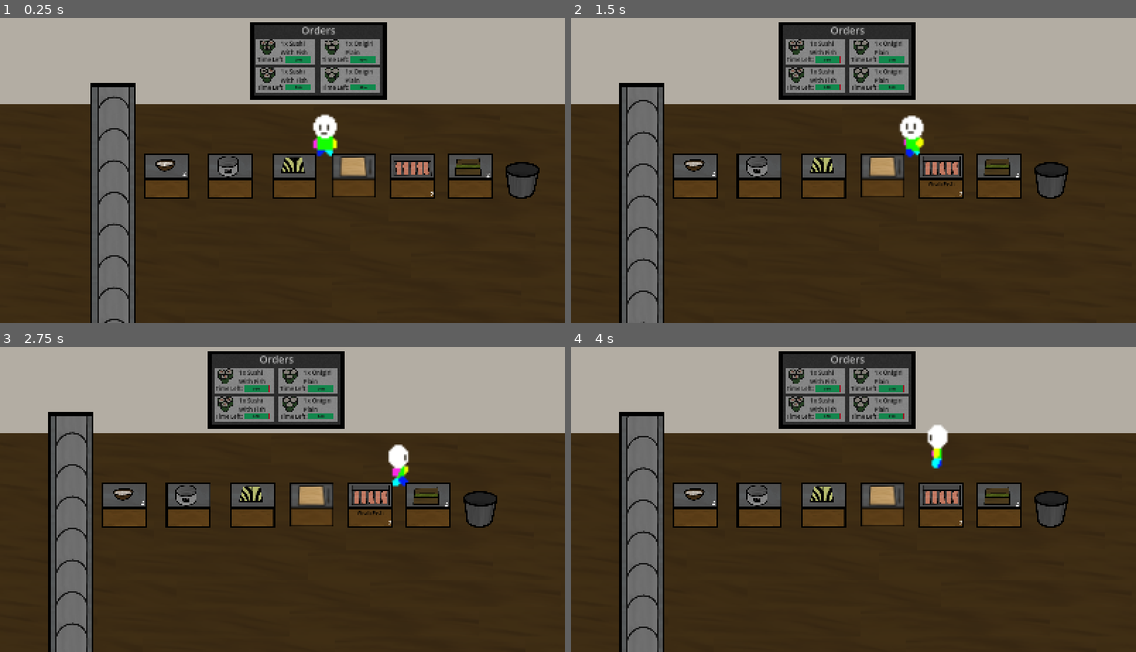
Above: before the commit, frames 1-4 (two rows, left to right).
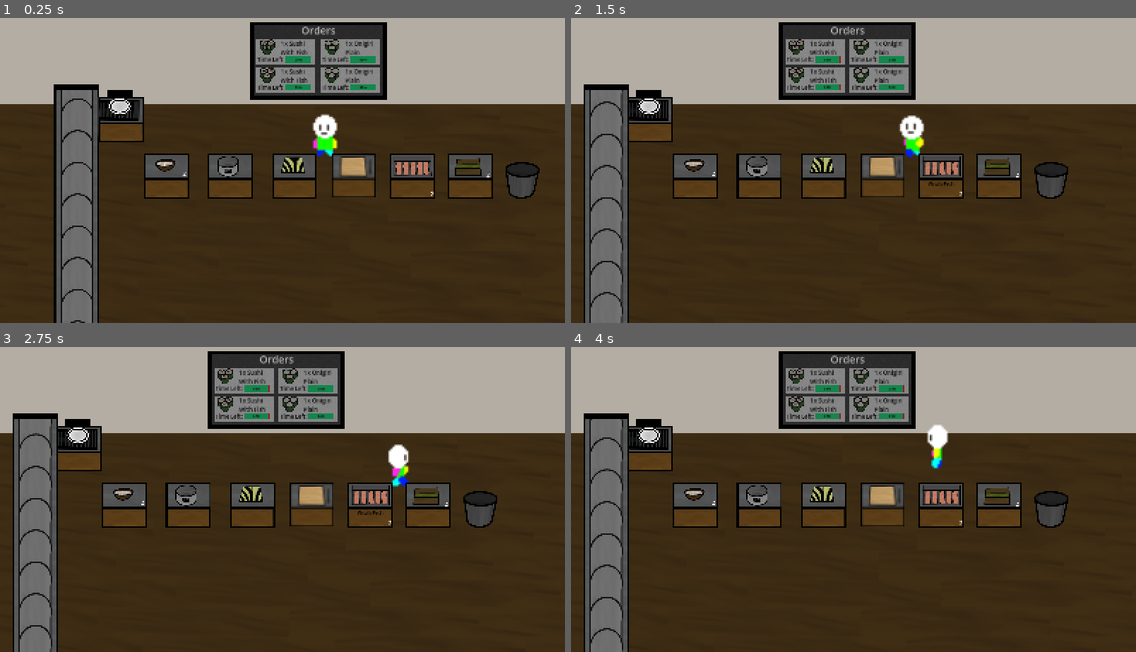
Above: after the commit, the same moments.

Repository: DragonEyeGames/Sushi-House-Shiba-Arcade
Game: Godot game, scene res://main.tscn
Two runs of this game, one before a commit and one after it. Both use one fixed random seed, a clock stepped at 60 frames per second and the inputs below. The engine's default icon, where the game draws it, is replaced by a stand-in: a white triangle on a blue panel in a dark square.
Inputs (mouse positions are in pixels of both pictures, inside the frame that each line leads up to):
- Up to frame 1 (0.25 s): no input
- Up to frame 2 (1.5 s): tap Enter at 0.5 s; move the mouse to (977, 149) at 0.52 s; hold D (Right) 0.53-1.28 s; tap 1 (1) at 0.6 s; tap 2 (2) at 0.8, 1.35 s; move the mouse to (740, 179) at 1.27 s; hold S (Down) from 1.28 s (still down)
- Up to frame 3 (2.75 s): tap 3 (3) at 1.55, 2.1 s; move the mouse to (339, 423) at 2.02 s; release S (Down) at 2.03 s; hold D (Right) from 2.03 s (still down); tap 4 (4) at 2.3 s
- Up to frame 4 (4 s): move the mouse to (825, 557) at 2.77 s; release D (Right) at 2.78 s; hold W (Up) 2.78-3.53 s; tap 4 (4) at 2.85 s; tap 5 (5) at 3.05, 3.6 s; move the mouse to (1023, 542) at 3.52 s; press the mouse at (1023, 542) at 3.53 s; hold A (Left) from 3.53 s (still down)

The runs differ from the first frame. In frame 1, 11% of the frame differs, in the area x 9-26%, y 21-100%; in frame 2, 11%, in the area x 2-18%, y 21-100%; in frame 3, 11%; in frame 4, 11%.

Commit message:
Plate Shipping
You can now send plates off to the customers!

Diff:
--- a/main.tscn
+++ b/main.tscn
@@ -44,6 +44,12 @@
 [ext_resource type="Texture2D" uid="uid://bew43yfuvkv2o" path="res://Assets/SushiRollerStand.png" id="42_0cp0l"]
 [ext_resource type="Texture2D" uid="uid://dhxsbkvy7xkrl" path="res://Assets/SushiConveyer.png" id="43_d2t1y"]
 [ext_resource type="Script" uid="uid://ch10s3ken56ee" path="res://sushi_conveyer.gd" id="44_gngh3"]
+[ext_resource type="Texture2D" uid="uid://c043i6kvm2eg" path="res://Assets/Rollers.png" id="45_0n3wm"]
+[ext_resource type="Texture2D" uid="uid://c8rt7xd0x30bs" path="res://Assets/RollBars.png" id="45_qnost"]
+[ext_resource type="Script" uid="uid://d3a6krp7r1x2g" path="res://plate_roller.gd" id="45_wnkbs"]
+[ext_resource type="Texture2D" uid="uid://cbesdag5lq45t" path="res://Assets/Plate.png" id="48_f6a44"]
+[ext_resource type="Texture2D" uid="uid://tobj1so60jko" path="res://Assets/RiceItem.png" id="49_hrvbo"]
+[ext_resource type="Texture2D" uid="uid://ci6s8w4fd7grx" path="res://Assets/CookedRiceItem.png" id="50_uypp3"]
 
 [sub_resource type="AtlasTexture" id="AtlasTexture_wnkbs"]
 atlas = ExtResource("3_come4")
@@ -542,6 +548,9 @@
 [sub_resource type="RectangleShape2D" id="RectangleShape2D_272bh"]
 size = Vector2(35, 155)
 
+[sub_resource type="RectangleShape2D" id="RectangleShape2D_0cbny"]
+size = Vector2(75, 25)
+
 [sub_resource type="RectangleShape2D" id="RectangleShape2D_h2yge"]
 size = Vector2(128, 104.5)
 
@@ -581,6 +590,14 @@
 [sub_resource type="RectangleShape2D" id="RectangleShape2D_gngh3"]
 size = Vector2(128, 967)
 
+[sub_resource type="CanvasItemMaterial" id="CanvasItemMaterial_wnkbs"]
+
+[sub_resource type="RectangleShape2D" id="RectangleShape2D_f6a44"]
+size = Vector2(256, 256)
+
+[sub_resource type="RectangleShape2D" id="RectangleShape2D_hrvbo"]
+size = Vector2(108, 292)
+
 [node name="Node2D" type="Node2D"]
 position = Vector2(204, 83)
 script = ExtResource("1_7mycd")
@@ -606,6 +623,14 @@
 [node name="CollisionShape2D" type="CollisionShape2D" parent="Player/Area2D"]
 position = Vector2(-0.5, 31.5)
 shape = SubResource("RectangleShape2D_272bh")
+
+[node name="Area2D2" type="Area2D" parent="Player"]
+collision_layer = 8
+collision_mask = 8
+
+[node name="CollisionShape2D" type="CollisionShape2D" parent="Player/Area2D2"]
+position = Vector2(-27.5, 19.5)
+shape = SubResource("RectangleShape2D_0cbny")
 
 [node name="Stove" type="StaticBody2D" parent="."]
 position = Vector2(140, 80)
@@ -2505,6 +2530,7 @@
 
 [node name="Sushi Rollers" type="StaticBody2D" parent="."]
 z_index = -2
+position = Vector2(-103, 5)
 
 [node name="SushiRollerStand" type="Sprite2D" parent="Sushi Rollers"]
 position = Vector2(-192, 65)
@@ -2570,12 +2596,233 @@
 wait_time = 12.375
 autostart = true
 
-[node name="SushiConveyer" type="Sprite2D" parent="."]
+[node name="SushiConveyer" type="Sprite2D" parent="Sushi Rollers"]
 z_index = 1
 position = Vector2(-198, -167)
 scale = Vector2(0.79, 0.79)
 texture = ExtResource("43_d2t1y")
 script = ExtResource("44_gngh3")
+
+[node name="Plate Roller" type="Control" parent="."]
+clip_children = 2
+z_index = -1
+clip_contents = true
+layout_mode = 3
+anchors_preset = 0
+offset_left = -235.0
+offset_top = -142.0
+offset_right = -107.0
+offset_bottom = -16.0
+script = ExtResource("45_wnkbs")
+
+[node name="RollBars" type="Sprite2D" parent="Plate Roller"]
+clip_children = 2
+z_index = -1
+material = SubResource("CanvasItemMaterial_wnkbs")
+position = Vector2(243, 89)
+scale = Vector2(1.3, 1)
+texture = ExtResource("45_qnost")
+
+[node name="ColorRect" type="ColorRect" parent="Plate Roller/RollBars"]
+z_index = -1
+offset_left = -131.0
+offset_top = -129.0
+offset_right = 101.0
+offset_bottom = 33.0
+scale = Vector2(1.3, 1)
+color = Color(0.0687983, 0.0687983, 0.0687983, 1)
+metadata/_edit_use_anchors_ = true
+
+[node name="RollBars3" type="Sprite2D" parent="Plate Roller"]
+clip_children = 2
+z_index = -1
+material = SubResource("CanvasItemMaterial_wnkbs")
+position = Vector2(86, 54)
+scale = Vector2(1.3, 1)
+texture = ExtResource("45_qnost")
+
+[node name="ColorRect" type="ColorRect" parent="Plate Roller/RollBars3"]
+z_index = -1
+offset_left = -131.0
+offset_top = -129.0
+offset_right = 101.0
+offset_bottom = 33.0
+scale = Vector2(1.3, 1)
+color = Color(0.0687983, 0.0687983, 0.0687983, 1)
+metadata/_edit_use_anchors_ = true
+
+[node name="RollBars2" type="Sprite2D" parent="Plate Roller"]
+clip_children = 2
+z_index = -1
+material = SubResource("CanvasItemMaterial_wnkbs")
+position = Vector2(-98, 82)
+scale = Vector2(1.3, 1)
+texture = ExtResource("45_qnost")
+
+[node name="ColorRect" type="ColorRect" parent="Plate Roller/RollBars2"]
+z_index = -1
+offset_left = -131.0
+offset_top = -129.0
+offset_right = 101.0
+offset_bottom = 33.0
+color = Color(0.0687983, 0.0687983, 0.0687983, 1)
+
+[node name="Rollers" type="Sprite2D" parent="Plate Roller"]
+top_level = true
+clip_children = 2
+z_index = -2
+position = Vector2(34, 4)
+scale = Vector2(0.5, 0.5)
+texture = ExtResource("45_0n3wm")
+
+[node name="StaticBody2D" type="StaticBody2D" parent="Plate Roller/Rollers"]
+
+[node name="CollisionShape2D" type="CollisionShape2D" parent="Plate Roller/Rollers/StaticBody2D"]
+shape = SubResource("RectangleShape2D_f6a44")
+
+[node name="Area2D" type="Area2D" parent="Plate Roller/Rollers"]
+collision_layer = 8
+collision_mask = 8
+
+[node name="CollisionShape2D" type="CollisionShape2D" parent="Plate Roller/Rollers/Area2D"]
+position = Vector2(44, 10)
+shape = SubResource("RectangleShape2D_hrvbo")
+
+[node name="RichTextLabel" type="RichTextLabel" parent="Plate Roller/Rollers"]
+visible = false
+offset_left = -118.0
+offset_top = 30.0
+offset_right = 120.0
+offset_bottom = 102.0
+theme_override_colors/default_color = Color(0, 0, 0, 1)
+theme_override_font_sizes/normal_font_size = 22
+text = "Place Onigiri"
+horizontal_alignment = 1
+
+[node name="Plates" type="Node2D" parent="."]
+
+[node name="Plate" type="Sprite2D" parent="Plates"]
+z_index = 15
+position = Vector2(-176, -195)
+scale = Vector2(0.355, 0.355)
+texture = ExtResource("48_f6a44")
+
+[node name="rice" type="Sprite2D" parent="Plates/Plate"]
+visible = false
+position = Vector2(14.0845, 70.4225)
+scale = Vector2(1.061, 0.979)
+texture = ExtResource("49_hrvbo")
+
+[node name="cooked rice" type="Sprite2D" parent="Plates/Plate"]
+visible = false
+position = Vector2(14.0845, 70.4225)
+scale = Vector2(1.051, 0.969)
+texture = ExtResource("50_uypp3")
+
+[node name="fish" type="Sprite2D" parent="Plates/Plate"]
+visible = false
+position = Vector2(2.8169, 2.8169)
+scale = Vector2(0.568, 0.443)
+texture = ExtResource("9_yaehf")
+
+[node name="sliced fish" type="Sprite2D" parent="Plates/Plate"]
+visible = false
+position = Vector2(2.8169, 5.6338)
+scale = Vector2(0.528, 0.412)
+texture = ExtResource("10_074og")
+
+[node name="obliterated fish" type="Sprite2D" parent="Plates/Plate"]
+visible = false
+position = Vector2(5.6338, 2.8169)
+scale = Vector2(0.573, 0.423)
+texture = ExtResource("11_cegan")
+
+[node name="seaweed" type="Sprite2D" parent="Plates/Plate"]
+visible = false
+position = Vector2(11.2676, 16.9014)
+scale = Vector2(0.567, 0.567)
+texture = ExtResource("18_ryguw")
+
+[node name="onigiri" type="Sprite2D" parent="Plates/Plate"]
+visible = false
+position = Vector2(22.5352, -14.0845)
+scale = Vector2(0.556, 0.495)
+texture = ExtResource("21_lswn8")
+
+[node name="sushi" type="Sprite2D" parent="Plates/Plate"]
+visible = false
+position = Vector2(19.7183, -14.0845)
+scale = Vector2(0.586, 0.522)
+texture = ExtResource("22_a6jrf")
+
+[node name="Plate2" type="Sprite2D" parent="Plates"]
+z_index = 15
+position = Vector2(-176, -120)
+scale = Vector2(0.355, 0.355)
+texture = ExtResource("48_f6a44")
+
+[node name="rice" type="Sprite2D" parent="Plates/Plate2"]
+visible = false
+position = Vector2(14.0845, 70.4225)
+scale = Vector2(1.061, 0.979)
+texture = ExtResource("49_hrvbo")
+
+[node name="cooked rice" type="Sprite2D" parent="Plates/Plate2"]
+visible = false
+position = Vector2(14.0845, 70.4225)
+scale = Vector2(1.051, 0.969)
+texture = ExtResource("50_uypp3")
+
+[node name="fish" type="Sprite2D" parent="Plates/Plate2"]
+visible = false
+position = Vector2(2.8169, 2.8169)
+scale = Vector2(0.568, 0.443)
+texture = ExtResource("9_yaehf")
+
+[node name="sliced fish" type="Sprite2D" parent="Plates/Plate2"]
+visible = false
+position = Vector2(2.8169, 5.6338)
+scale = Vector2(0.528, 0.412)
+texture = ExtResource("10_074og")
+
+[node name="obliterated fish" type="Sprite2D" parent="Plates/Plate2"]
+visible = false
+position = Vector2(5.6338, 2.8169)
+scale = Vector2(0.573, 0.423)
+texture = ExtResource("11_cegan")
+
+[node name="seaweed" type="Sprite2D" parent="Plates/Plate2"]
+visible = false
+position = Vector2(11.2676, 16.9014)
+scale = Vector2(0.567, 0.567)
+texture = ExtResource("18_ryguw")
+
+[node name="onigiri" type="Sprite2D" parent="Plates/Plate2"]
+visible = false
+position = Vector2(22.5352, -14.0845)
+scale = Vector2(0.556, 0.495)
+texture = ExtResource("21_lswn8")
+
+[node name="sushi" type="Sprite2D" parent="Plates/Plate2"]
+visible = false
+position = Vector2(19.7183, -14.0845)
+scale = Vector2(0.586, 0.522)
+texture = ExtResource("22_a6jrf")
+
+[node name="ColorRect" type="ColorRect" parent="Plates"]
+offset_left = -210.0
+offset_top = -166.0
+offset_right = -137.0
+offset_bottom = -143.0
+color = Color(0, 0, 0, 1)
+
+[node name="ColorRect2" type="ColorRect" parent="Plates"]
+z_index = 20
+offset_left = -213.0
+offset_top = -228.0
+offset_right = -131.0
+offset_bottom = -163.0
+color = Color(0.705882, 0.682353, 0.643137, 1)
 
 [connection signal="area_entered" from="Stove/Area2D" to="Stove" method="_on_area_2d_area_entered"]
 [connection signal="area_exited" from="Stove/Area2D" to="Stove" method="_on_area_2d_area_exited"]
@@ -2595,3 +2842,5 @@
 [connection signal="area_exited" from="Assembly Board/Area2D" to="Assembly Board" method="_on_area_2d_area_exited"]
 [connection signal="pressed" from="MinigameLayer/Button" to="Cutting Board" method="_on_button_pressed"]
 [connection signal="timeout" from="Sushi Rollers/Timer" to="StaticBody2D2" method="_on_timer_timeout"]
+[connection signal="area_entered" from="Plate Roller/Rollers/Area2D" to="Plate Roller" method="_on_area_2d_area_entered"]
+[connection signal="area_exited" from="Plate Roller/Rollers/Area2D" to="Plate Roller" method="_on_area_2d_area_exited"]
--- a/orders.gd
+++ b/orders.gd
@@ -3,7 +3,7 @@
 var copies = []
 # Called when the node enters the scene tree for the first time.
 func _ready() -> void:
-	var original = $"../SushiConveyer"
+	var original = $"../Sushi Rollers/SushiConveyer"
 	for i in range(11):
 		var copy = original.duplicate()  # deep copy if needed: duplicate(true)
 		add_child(copy)
--- /dev/null
+++ b/plate_roller.gd
@@ -0,0 +1,88 @@
+extends Control
+
+@export var rolling=false
+var speed = 400
+var _currentDelta
+var currentPlate = []
+var plateState = []
+var colliding=false
+var settingPlate
+# Called when the node enters the scene tree for the first time.
+func _ready() -> void:
+	currentPlate.append($"../Plates/Plate2")
+	settingPlate=$"../Plates/Plate2"
+	plateState.append("idle")
+
+
+# Called every frame. 'delta' is the elapsed time since the previous frame.
+func _process(delta: float) -> void:
+	_currentDelta=delta
+	if(colliding):
+		$"..".interactiveItem=self
+	if(colliding and settingPlate!=null):
+		print("si")
+		if($"..".playerInventorySelect!=""):
+			$Rollers/RichTextLabel.text="Place " + $"..".playerInventorySelect
+			$Rollers/RichTextLabel.visible=true
+			if(Input.is_action_just_pressed("Place")):
+				var item_node = settingPlate.get_node_or_null($"..".playerInventorySelect)
+				if item_node:
+					item_node.visible = true
+				rolling=true
+				settingPlate=null
+				$"..".playerInventory.erase($"..".playerInventorySelect)
+				$"..".playerInventorySelect=""
+				for i in $"../CanvasLayer".get_children():
+					var outline = i.get_node_or_null("Outline")
+					if outline:
+						outline.visible = false
+		else:
+			$Rollers/RichTextLabel.visible=false
+	else:
+		$Rollers/RichTextLabel.visible=false
+	if(rolling):
+		$RollBars.position.x-=speed*delta
+		$RollBars2.position.x-=speed*delta
+		$RollBars3.position.x-=speed*delta
+		if($RollBars3.position.x<-98):
+			$RollBars3.position.x=249
+		if($RollBars2.position.x<-98):
+			$RollBars2.position.x=249
+		if($RollBars.position.x<-98):
+			$RollBars.position.x=249
+	for plate in currentPlate:
+		var index = currentPlate.find(plate)
+		if(plateState[index]=="idle" and rolling):
+			plateState[index]="rolling"
+		if(plate.position.x<=-297 and plateState[index]=="gliding"):
+			plate.position.x=-297
+			plate.position.y+=80*delta
+		elif(plateState[index]=="rolling"):
+			plate.position.x-=speed*delta
+			if(plate.position.x<=-297):
+				plate.position.x=-297
+				getPlate()
+				rolling=false
+				plateState[index]="gliding"
+func getPlate():
+	var plate = $"../Plates/Plate".duplicate()
+	$"../Plates".add_child(plate)
+	plate.z_index=15
+	plate.visible=true
+	settingPlate=null
+	while plate.position.y<-117:
+		plate.position.y+=speed/2*_currentDelta
+		print(plate.position)
+		await get_tree().create_timer(0).timeout
+	plate.position.y=-117
+	settingPlate=plate
+	currentPlate.append(plate)
+	plateState.append("idle")
+
+
+func _on_area_2d_area_entered(area: Area2D) -> void:
+	colliding=true
+
+
+func _on_area_2d_area_exited(area: Area2D) -> void:
+	colliding=false
--- a/project.godot
+++ b/project.godot
@@ -93,6 +93,7 @@
 2d_physics/layer_1="Collisions"
 2d_physics/layer_2="Interactables"
 2d_physics/layer_3="Minigame"
+2d_physics/layer_4="Plate Shipper"
 
 [rendering]
 
Binary file added: Assets/Plate.png
Not shown, added: Assets/Plate.png.import
Binary file added: Assets/RollBars.png
Not shown, added: Assets/RollBars.png.import
Binary file added: Assets/Rollers.png
Not shown, added: Assets/Rollers.png.import
Not shown: 1 places in main.tscn that only renumber resources
Not shown, added: plate_roller.gd.uid
